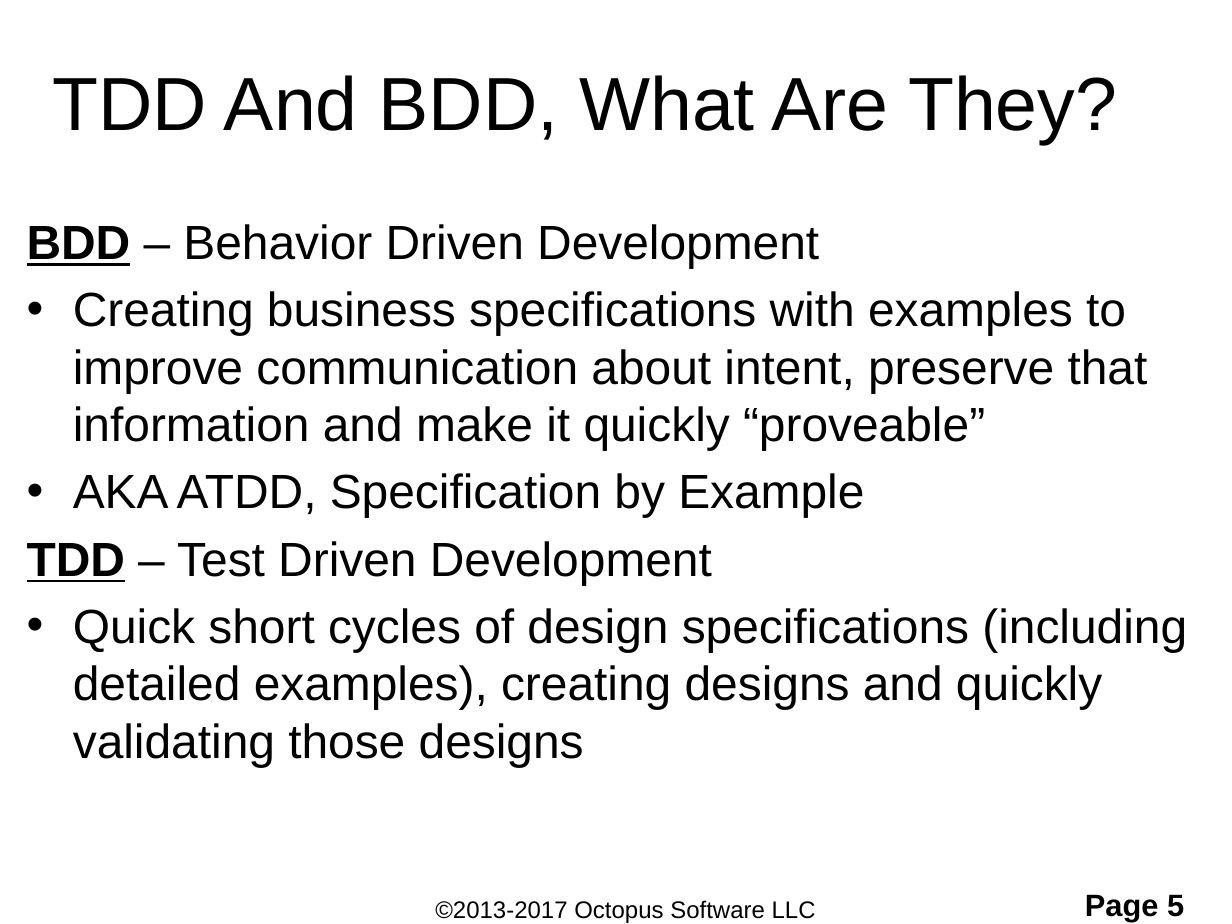
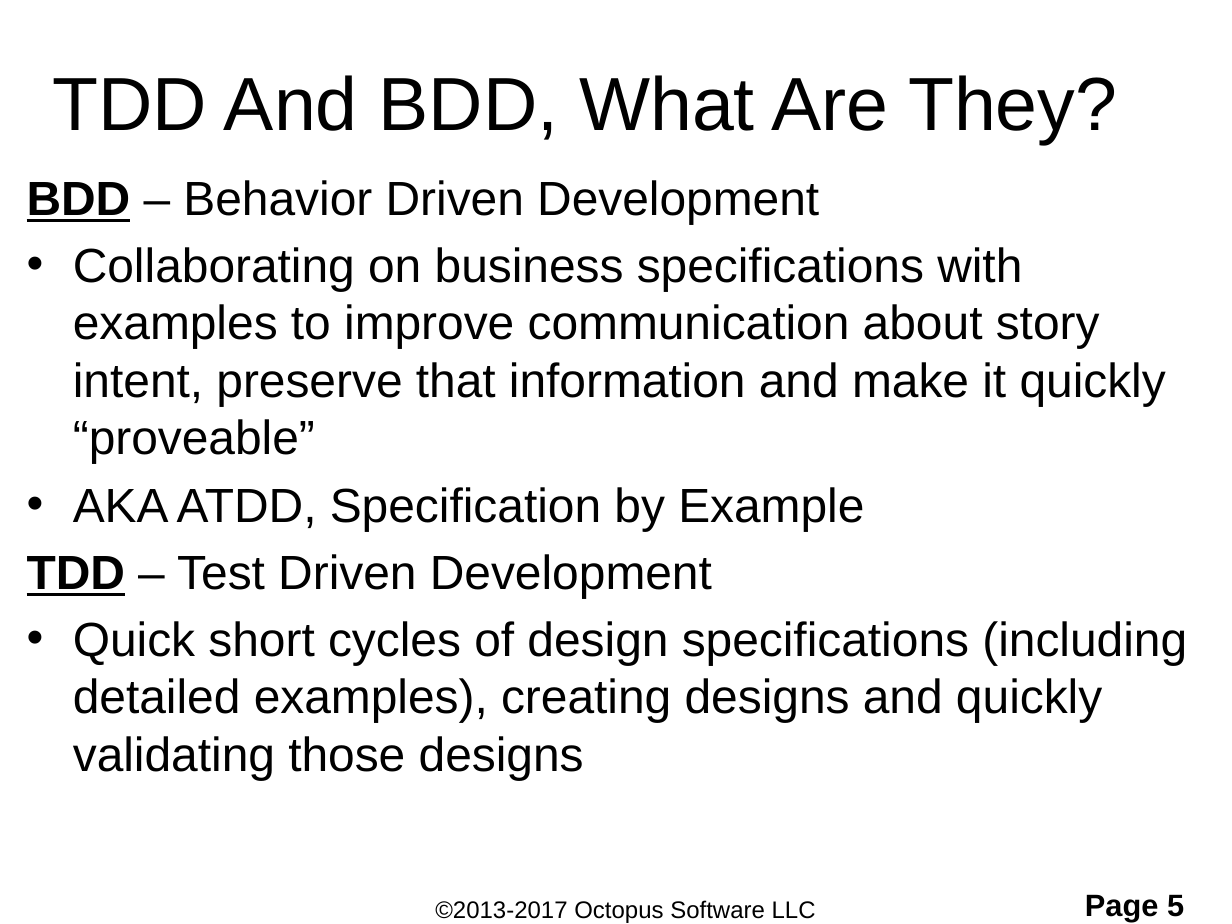
Before and after one commit to ShaneOctopus/RomanConversionStarting, a slide deck: slide 5 of workingFiles/TDD and BDD.pptx. Drawn at 1232x924 pixels with LibreOffice and Linux fonts; fonts in the diff are those of the drawing; background and template pictures are left out. Boxes give left, top, right and bottom in pixels: in the first picture for what was removed or moved away, otherwise in the second. Text is boxed around its words. In the diff, an @@ line names an element or a change of style, - is before the commit and + after.

```diff
--- a/workingFiles/TDD and BDD.pptx
+++ b/workingFiles/TDD and BDD.pptx
@@ text "BDD – Behavior Driven Development": place and size @@
-text "BDD – Behavior Driven Development" at [27, 224, 1187, 767]
+text "BDD – Behavior Driven Development" at [27, 180, 1187, 780]
@@ text at [73, 247, 1166, 464]: text changed @@
-• Creating business specifications with examples to improve communication about intent, preserve that information and make it quickly “proveable”
+• Collaborating on business specifications with examples to improve communication about story intent, preserve that information and make it quickly “proveable”
```
Also in this commit, not shown: 7 other slides changed, 1 other file.
